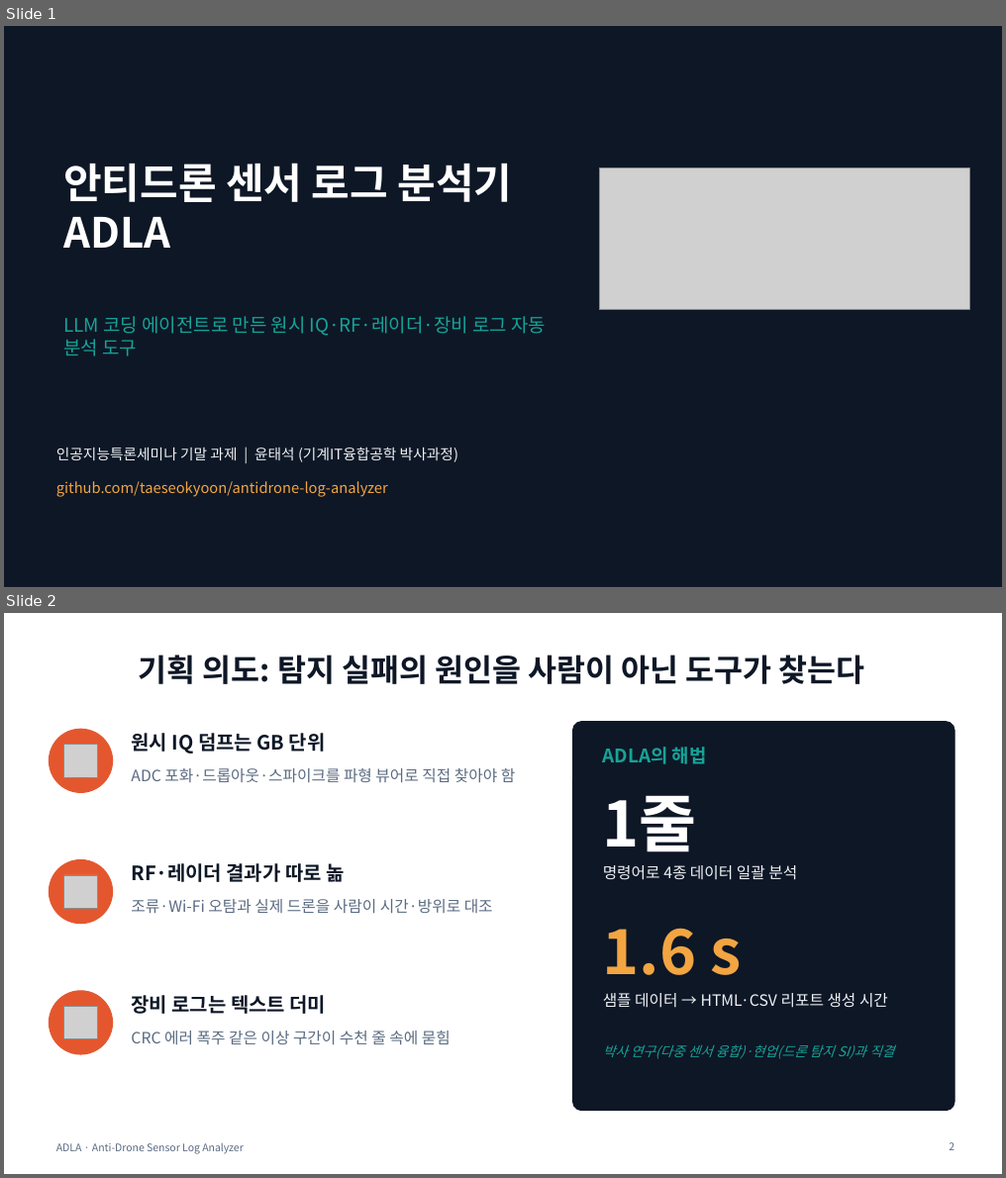
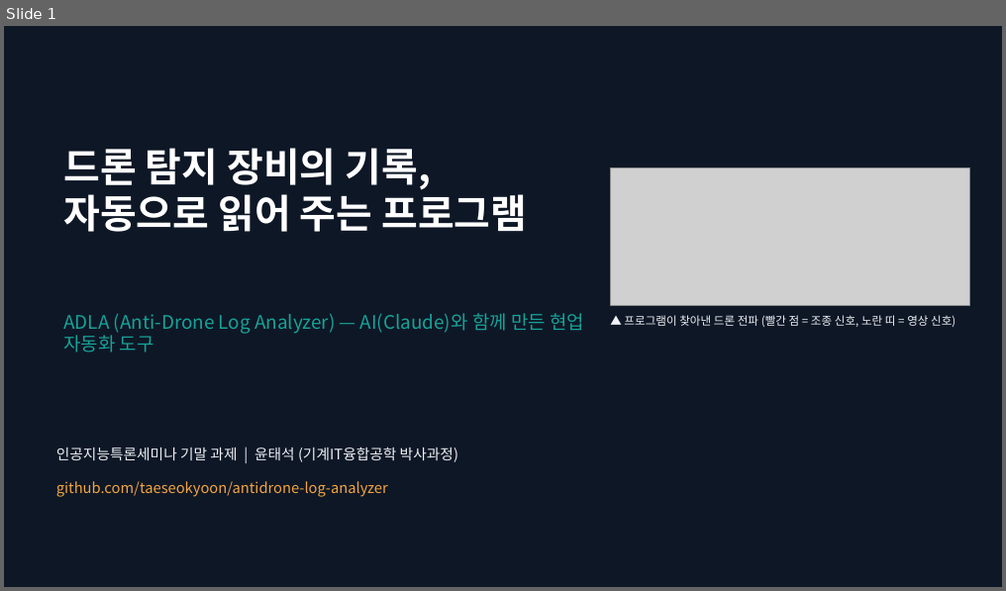
Before and after one commit to taeseokyoon/antidrone-log-analyzer, a slide deck: docs/ADLA_presentation.pptx. Shown one above the other, each under a label of ours: slides 1 and 2 before the commit, slide 1 after it. The pictures are 1006x1178 and 1006x591 pixels, drawn with LibreOffice and Linux fonts; fonts in the diff are those of the drawing; grey boxes stand for pictures. Boxes give left, top, right and bottom in pixels: in the first picture for what was removed or moved away, otherwise in the second. Text is boxed around its words. In the diff, an @@ line names an element or a change of style, - is before the commit and + after.

```diff
--- a/docs/ADLA_presentation.pptx
+++ b/docs/ADLA_presentation.pptx
@@ slide 2 removed at <box>4,613,1002,1174</box>, background #FFFFFF @@
@@ title removed at <box>139,655,864,684</box> @@
-기획 의도: 탐지 실패의 원인을 사람이 아닌 도구가 찾는다
@@ ellipse removed at <box>49,729,113,792</box> @@
@@ rounded rectangle removed at <box>573,722,954,1111</box> @@
@@ picture removed at <box>63,744,97,777</box> @@
@@ text removed at <box>131,733,326,754</box> @@
-원시 IQ 덤프는 GB 단위
@@ text removed at <box>603,747,707,764</box> @@
-ADLA의 해법
@@ text removed at <box>131,768,515,783</box> @@
-ADC 포화·드롭아웃·스파이크를 파형 뷰어로 직접 찾아야 함
@@ text removed at <box>603,795,697,853</box> @@
-1줄
@@ ellipse removed at <box>49,861,113,924</box> @@
@@ picture removed at <box>63,875,97,908</box> @@
@@ text removed at <box>131,863,344,882</box> @@
-RF·레이더 결과가 따로 놂
@@ text removed at <box>603,865,797,880</box> @@
-명령어로 4종 데이터 일괄 분석
@@ text removed at <box>131,899,493,914</box> @@
-조류·Wi-Fi 오탐과 실제 드론을 사람이 시간·방위로 대조
@@ text removed at <box>603,928,742,975</box> @@
-1.6 s
@@ ellipse removed at <box>49,991,113,1055</box> @@
@@ text removed at <box>131,995,327,1014</box> @@
-장비 로그는 텍스트 더미
@@ text removed at <box>603,993,888,1008</box> @@
-샘플 데이터 → HTML·CSV 리포트 생성 시간
@@ picture removed at <box>63,1006,97,1039</box> @@
@@ text removed at <box>131,1031,450,1046</box> @@
-CRC 에러 폭주 같은 이상 구간이 수천 줄 속에 묻힘
@@ text removed at <box>603,1045,894,1059</box> @@
-박사 연구(다중 센서 융합)·현업(드론 탐지 SI)과 직결
@@ text removed at <box>56,1143,243,1155</box> @@
-ADLA · Anti-Drone Sensor Log Analyzer
@@ page number removed at <box>948,1143,954,1151</box> @@
-2
@@ slide 1 changed as well @@
@@ title at <box>63,148,527,232</box>: text changed; size 40 to 38 pt @@
-안티드론 센서 로그 분석기
-ADLA
+드론 탐지 장비의 기록,
+자동으로 읽어 주는 프로그램
@@ picture: place and size @@
-picture at <box>599,169,969,310</box>
+picture at <box>611,169,969,305</box>
@@ text at <box>63,313,584,353</box>: text changed @@
-LLM 코딩 에이전트로 만든 원시 IQ·RF·레이더·장비 로그 자동 분석 도구
+ADLA (Anti-Drone Log Analyzer) — AI(Claude)와 함께 만든 현업 자동화 도구
@@ text added at <box>624,315,955,327</box>, 11 pt, text #EEF2F6 @@
+▲ 프로그램이 찾아낸 드론 전파 (빨간 점 = 조종 신호, 노란 띠 = 영상 신호)
```
Also in this commit, not shown: 9 slides added, 8 other slides removed, 2 other files.
